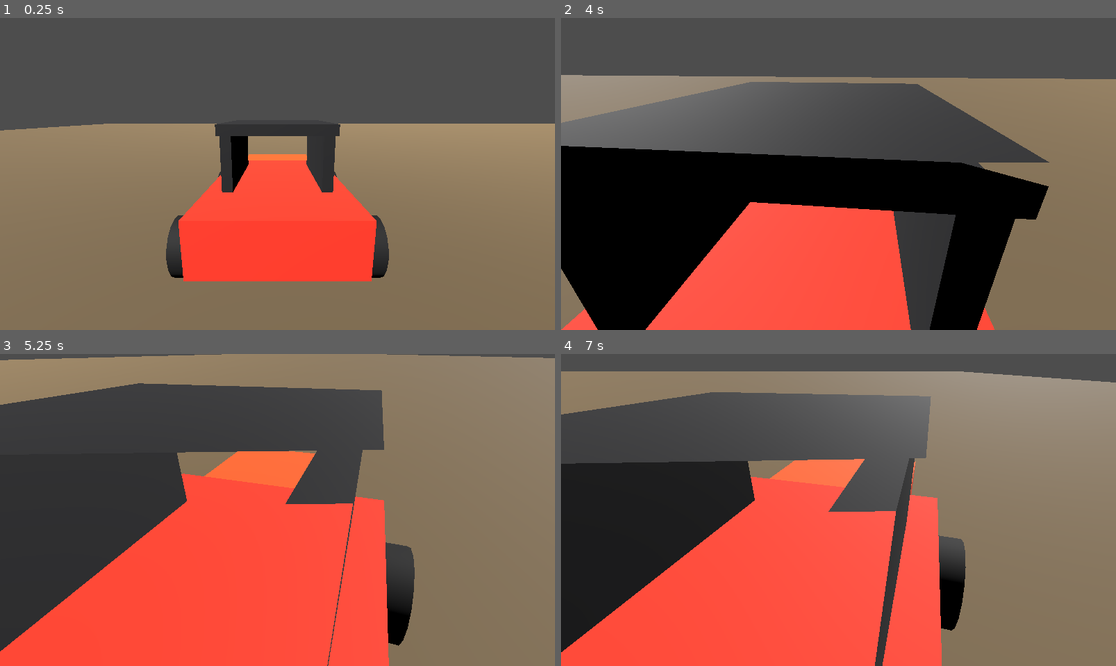
Above: before the commit, frames 1-4 (two rows, left to right).
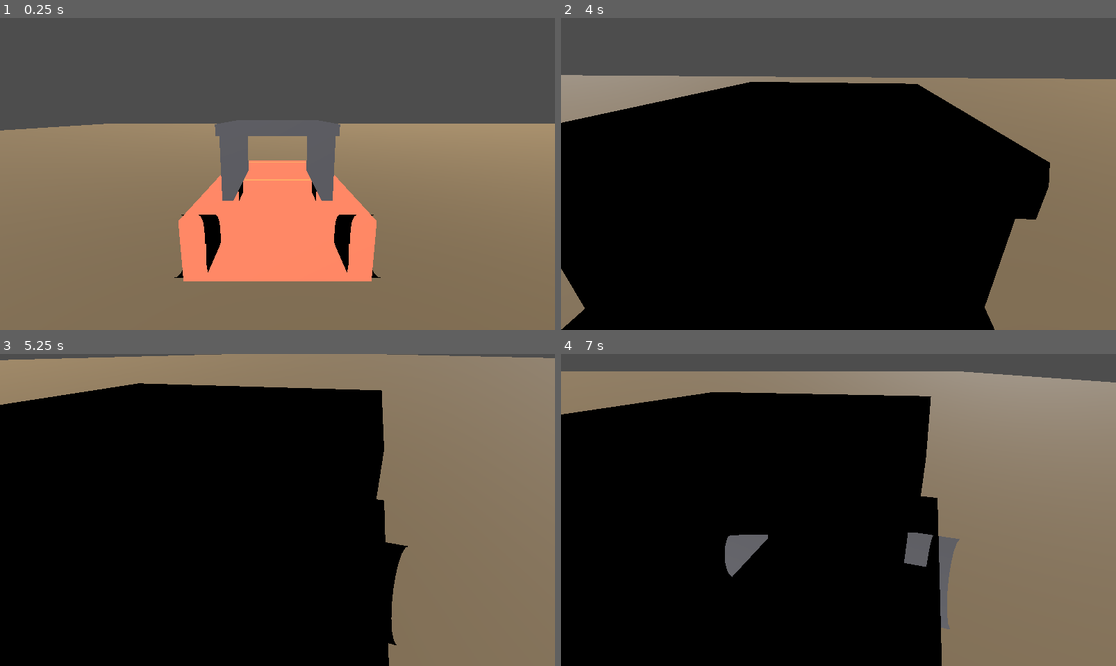
Above: after the commit, the same moments.

Repository: YotsuBotfds/trailhead
Game: Godot game, scene res://scenes/flat_plane.tscn
Same seed, same stepped clock (60 frames per second), same inputs: the game is played once before the commit and once after it.
Inputs:
- Up to frame 1 (0.25 s): no input
- Up to frame 2 (4 s): hold R (self_right) 0.53-1.28 s; tap one key every 0.75 s from 0.6 s: C (cam_toggle) W (throttle) M N C (cam_toggle); hold S (brake) 1.28-2.03 s; hold R (self_right) 2.03-2.78 s; hold Up 2.78-3.53 s; hold A (steer_left) from 3.53 s (still down)
- Up to frame 3 (5.25 s): tap W (throttle) at 4.35 s; release A (steer_left) at 5.03 s; hold S (brake) from 5.03 s (still down); tap M at 5.1 s
- Up to frame 4 (7 s): release S (brake) at 5.78 s; hold R (self_right) 5.78-6.53 s; tap N at 5.85 s; hold Up from 6.53 s (still down); tap C (cam_toggle) at 6.6 s

The runs differ from the first frame. In frame 1, 15% of the frame differs, in the area x 29-71%, y 32-85%; in frame 2, 34%; in frame 3, 63%, in the area x 0-75%, y 9-100%; in frame 4, 59%.

Commit message:
Add RC buggy vehicle visual asset

Diff:
--- a/systems/render/cedar_hollow_host.gd
+++ b/systems/render/cedar_hollow_host.gd
@@ -286,9 +286,20 @@
 	for socket in _wheel_sockets:
 		var is_front: bool = socket.name.begins_with("wheel_front")
 		socket.rotation = Vector3(0.0, steer_angle if is_front else 0.0, 0.0)
-		var wheel_mesh: Node3D = socket.get_node_or_null("wheel_mesh") as Node3D
+		var wheel_mesh: Node3D = _wheel_mesh_for_socket(socket)
 		if wheel_mesh != null:
 			wheel_mesh.rotation = Vector3(_wheel_spin, 0.0, deg_to_rad(90.0))
+
+
+func _wheel_mesh_for_socket(socket: Node3D) -> Node3D:
+	var named_mesh: Node3D = socket.get_node_or_null("wheel_mesh") as Node3D
+	if named_mesh != null:
+		return named_mesh
+	for child in socket.get_children():
+		var mesh_child: MeshInstance3D = child as MeshInstance3D
+		if mesh_child != null:
+			return mesh_child
+	return null
 
 
 func _update_camera(delta: float) -> void:
--- a/systems/render/flat_plane_host.gd
+++ b/systems/render/flat_plane_host.gd
@@ -148,9 +148,20 @@
 	for socket in _wheel_sockets:
 		var is_front: bool = socket.name.begins_with("wheel_front")
 		socket.rotation = Vector3(0.0, steer_angle if is_front else 0.0, 0.0)
-		var wheel_mesh: Node3D = socket.get_node_or_null("wheel_mesh") as Node3D
+		var wheel_mesh: Node3D = _wheel_mesh_for_socket(socket)
 		if wheel_mesh != null:
 			wheel_mesh.rotation = Vector3(_wheel_spin, 0.0, deg_to_rad(90.0))
+
+
+func _wheel_mesh_for_socket(socket: Node3D) -> Node3D:
+	var named_mesh: Node3D = socket.get_node_or_null("wheel_mesh") as Node3D
+	if named_mesh != null:
+		return named_mesh
+	for child in socket.get_children():
+		var mesh_child: MeshInstance3D = child as MeshInstance3D
+		if mesh_child != null:
+			return mesh_child
+	return null
 
 
 func _update_camera(delta: float) -> void:
--- a/systems/render/procedural_buggy_visual.gd
+++ b/systems/render/procedural_buggy_visual.gd
@@ -1,83 +1,21 @@
 class_name ProceduralBuggyVisual
 extends RefCounted
+
+const BuggyVisualScene: PackedScene = preload("res://assets/models/vehicle/rc_buggy.glb")
 
 
 func attach(vehicle: Node) -> void:
 	var body: Node3D = vehicle.get_node_or_null("PhysicsBody") as Node3D
 	if body == null or body.has_node("VisualRoot"):
 		return
-	var visual_root: Node3D = Node3D.new()
+	var imported_root: Node3D = BuggyVisualScene.instantiate() as Node3D
+	if imported_root == null:
+		return
+	var visual_root: Node3D = imported_root
+	var imported_buggy: Node3D = imported_root.get_node_or_null("rc_buggy") as Node3D
+	if imported_buggy != null:
+		imported_root.remove_child(imported_buggy)
+		imported_root.free()
+		visual_root = imported_buggy
 	visual_root.name = "VisualRoot"
 	body.add_child(visual_root)
-	_add_chassis(visual_root)
-	_add_roll_cage(visual_root)
-	_add_wheel(visual_root, "wheel_front_left", Vector3(-0.08, -0.015, -0.10))
-	_add_wheel(visual_root, "wheel_front_right", Vector3(0.08, -0.015, -0.10))
-	_add_wheel(visual_root, "wheel_rear_left", Vector3(-0.08, -0.015, 0.10))
-	_add_wheel(visual_root, "wheel_rear_right", Vector3(0.08, -0.015, 0.10))
-
-
-func _add_chassis(parent: Node3D) -> void:
-	var chassis: MeshInstance3D = MeshInstance3D.new()
-	chassis.name = "body"
-	var mesh: BoxMesh = BoxMesh.new()
-	mesh.size = Vector3(0.16, 0.055, 0.28)
-	chassis.mesh = mesh
-	chassis.position = Vector3(0.0, 0.0, 0.0)
-	chassis.material_override = _make_material(Color(0.95, 0.16, 0.08))
-	parent.add_child(chassis)
-
-	var nose: MeshInstance3D = MeshInstance3D.new()
-	nose.name = "nose"
-	var nose_mesh: BoxMesh = BoxMesh.new()
-	nose_mesh.size = Vector3(0.12, 0.035, 0.08)
-	nose.mesh = nose_mesh
-	nose.position = Vector3(0.0, 0.01, -0.18)
-	nose.material_override = _make_material(Color(0.98, 0.28, 0.08))
-	parent.add_child(nose)
-
-
-func _add_roll_cage(parent: Node3D) -> void:
-	var cage: Node3D = Node3D.new()
-	cage.name = "roll_cage"
-	parent.add_child(cage)
-	_add_bar(cage, "cage_left", Vector3(-0.055, 0.055, -0.02), Vector3(0.012, 0.075, 0.16))
-	_add_bar(cage, "cage_right", Vector3(0.055, 0.055, -0.02), Vector3(0.012, 0.075, 0.16))
-	_add_bar(cage, "cage_top", Vector3(0.0, 0.095, -0.02), Vector3(0.13, 0.012, 0.16))
-
-
-func _add_bar(parent: Node3D, bar_name: String, position: Vector3, size: Vector3) -> void:
-	var bar: MeshInstance3D = MeshInstance3D.new()
-	bar.name = bar_name
-	var mesh: BoxMesh = BoxMesh.new()
-	mesh.size = size
-	bar.mesh = mesh
-	bar.position = position
-	bar.material_override = _make_material(Color(0.06, 0.06, 0.07))
-	parent.add_child(bar)
-
-
-func _add_wheel(parent: Node3D, socket_name: String, position: Vector3) -> void:
-	var socket: Node3D = Node3D.new()
-	socket.name = socket_name
-	socket.position = position
-	parent.add_child(socket)
-
-	var wheel: MeshInstance3D = MeshInstance3D.new()
-	wheel.name = "wheel_mesh"
-	var mesh: CylinderMesh = CylinderMesh.new()
-	mesh.top_radius = GameConfig.wheel_radius
-	mesh.bottom_radius = GameConfig.wheel_radius
-	mesh.height = 0.035
-	mesh.radial_segments = 18
-	wheel.mesh = mesh
-	wheel.rotation_degrees = Vector3(0.0, 0.0, 90.0)
-	wheel.material_override = _make_material(Color(0.03, 0.03, 0.035))
-	socket.add_child(wheel)
-
-
-func _make_material(color: Color) -> StandardMaterial3D:
-	var material: StandardMaterial3D = StandardMaterial3D.new()
-	material.albedo_color = color
-	material.roughness = 0.85
-	return material
--- a/tools/cedar_visual_inspector.gd
+++ b/tools/cedar_visual_inspector.gd
@@ -361,10 +361,10 @@
 	_require_node_position(visual_root, "wheel_front_right", Vector3(0.08, -0.015, -0.10), FLOAT_EPSILON)
 	_require_node_position(visual_root, "wheel_rear_left", Vector3(-0.08, -0.015, 0.10), FLOAT_EPSILON)
 	_require_node_position(visual_root, "wheel_rear_right", Vector3(0.08, -0.015, 0.10), FLOAT_EPSILON)
-	_require_node(visual_root, "wheel_front_left/wheel_mesh")
-	_require_node(visual_root, "wheel_front_right/wheel_mesh")
-	_require_node(visual_root, "wheel_rear_left/wheel_mesh")
-	_require_node(visual_root, "wheel_rear_right/wheel_mesh")
+	_require_wheel_socket_mesh(visual_root, "wheel_front_left")
+	_require_wheel_socket_mesh(visual_root, "wheel_front_right")
+	_require_wheel_socket_mesh(visual_root, "wheel_rear_left")
+	_require_wheel_socket_mesh(visual_root, "wheel_rear_right")
 	var visual_collision_count: int = _count_collision_objects(visual_root)
 	if visual_collision_count > 0:
 		_errors.append("vehicle VisualRoot contains collision objects: " + str(visual_collision_count))
@@ -388,6 +388,16 @@
 	_require_node_rotation_y(visual_root, "wheel_rear_right", 0.0, FLOAT_EPSILON)
 	vehicle_input.set("steer", 0.0)
 	host.call("_update_visual_wheels", GameConfig.FIXED_DT)
+
+
+func _require_wheel_socket_mesh(parent: Node, path: String) -> void:
+	var socket: Node = _require_node(parent, path)
+	if socket == null:
+		return
+	for child in socket.get_children():
+		if child is MeshInstance3D:
+			return
+	_errors.append(path + " should contain a wheel mesh")
 
 
 func _require_node_rotation_y(parent: Node, path: String, expected: float, tolerance: float) -> void:
Binary file added: assets/models/vehicle/rc_buggy.glb
Not shown, added: assets/models/vehicle/rc_buggy.glb.import
Not shown, changed: tools/check_assets.sh
